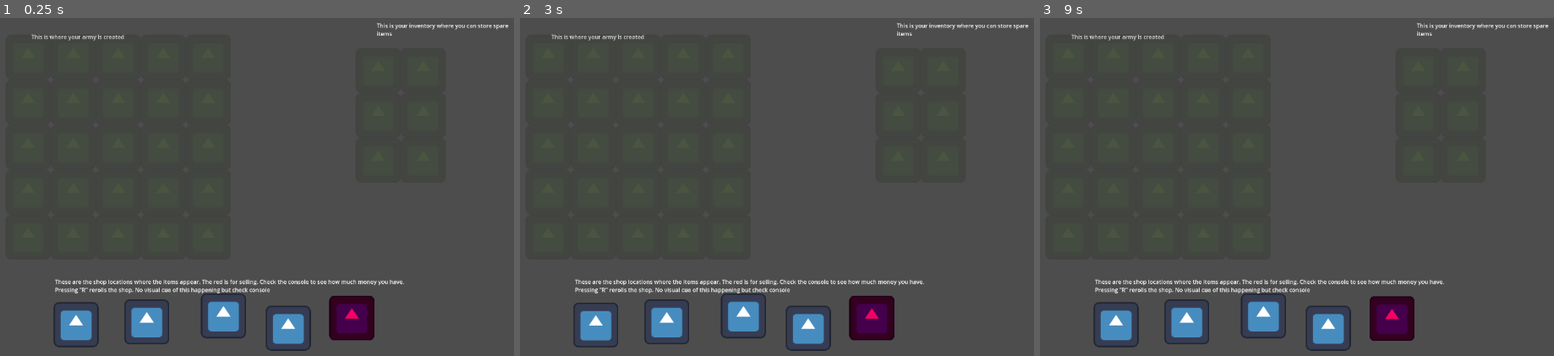
Above: before the commit, frames 1-3 (left to right).
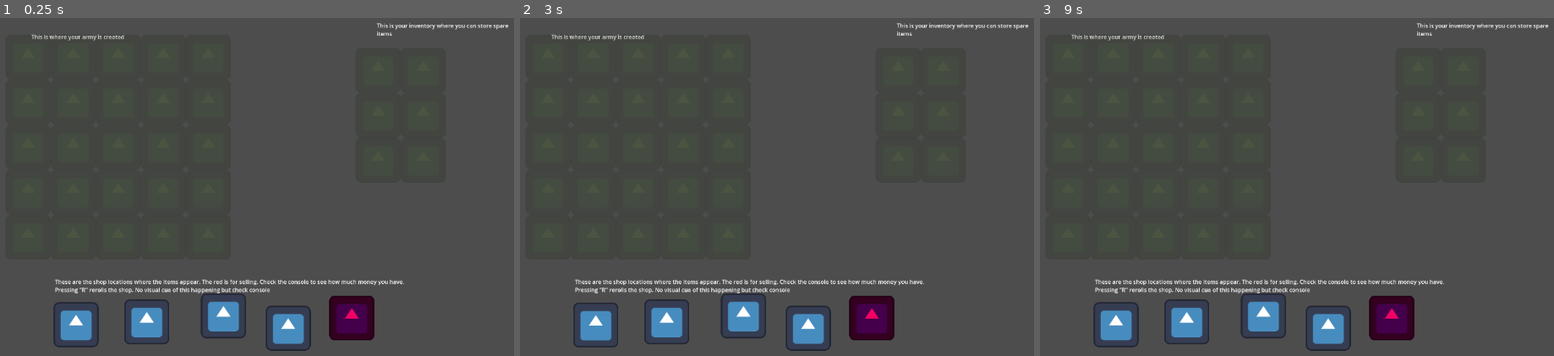
Above: after the commit, the same moments.

Repository: LorcanSmith/Armies
Game: Godot game, scene res://Scenes/Test Scenes/Shop.tscn
Same seed, same stepped clock (60 frames per second), same inputs: the game is played once before the commit and once after it. This scene is started directly instead of the project's main scene. The engine's default icon, where the game draws it, is replaced by a stand-in: a white triangle on a blue panel in a dark square.
Inputs (mouse positions are in pixels of both pictures, inside the frame that each line leads up to):
- Up to frame 1 (0.25 s): no input
- Up to frame 2 (3 s): tap Enter at 0.5, 2 s; move the mouse to (597, 325) at 0.52 s; hold R 0.53-1.28 s; click (597, 325) at 0.67 s; tap Space at 1.25, 2.75 s; move the mouse to (669, 322) at 1.27 s; tap R at 1.35, 2.85 s; click (669, 322) at 1.42 s; move the mouse to (597, 325) at 2.02 s; hold R 2.03-2.78 s; click (597, 325) at 2.17 s; click (597, 325) at 2.92 s
- Up to frame 3 (9 s): tap Enter at 3.5 s; hold R 3.53-4.28 s; click (1117, 325) at 3.67 s; tap Space at 4.25 s; tap R every 1.5 s from 4.35 to 8.85 s; click (1117, 325) at 4.42 s; hold R 5.03-5.78 s; click (1117, 325) at 5.17 s; move the mouse to (1261, 315) at 5.77 s; click (1261, 315) at 5.92 s; move the mouse to (1327, 328) at 6.52 s; hold R 6.53-7.28 s; click (1327, 328) at 6.67 s; move the mouse to (1117, 325) at 7.27 s; click (1117, 325) at 7.42 s; hold R 8.03-8.78 s; click (1117, 325) at 8.17 s; move the mouse to (1389, 318) at 8.77 s; click (1389, 318) at 8.92 s

The runs differ from the first frame. In frame 2, less than 0.1% of the frame differs, in the area x 72-73%, y 83-84%; in frame 3, 0.1%, in the area x 63-73%, y 82-96%.

Commit message:
Selling bug fixed
When you rerolled you were unable to sell. This is now fixed

Diff:
--- a/Prefabs/Shop Items/shop_manager.tscn
+++ b/Prefabs/Shop Items/shop_manager.tscn
@@ -25,22 +25,22 @@
 [node name="TestLocation4" type="Node2D" parent="ShopItemGenerator"]
 position = Vector2(739, 504)
 
-[node name="SellLocation" type="Node2D" parent="ShopItemGenerator"]
-modulate = Color(0.959821, 0, 0.391569, 1)
-position = Vector2(920, 475)
-
-[node name="Area2D" type="Area2D" parent="ShopItemGenerator/SellLocation" groups=["sell_location"]]
-
-[node name="CollisionShape2D" type="CollisionShape2D" parent="ShopItemGenerator/SellLocation/Area2D"]
-position = Vector2(-2, -1.5)
-shape = SubResource("RectangleShape2D_4adb8")
-
-[node name="Sprite2D" type="Sprite2D" parent="ShopItemGenerator/SellLocation"]
-texture = ExtResource("3_ew2it")
-
 [node name="RichTextLabel" type="RichTextLabel" parent="."]
 offset_left = 76.0
 offset_top = 360.0
 offset_right = 1084.0
 offset_bottom = 457.0
 text = "These are the shop locations where the items appear. The red is for selling. Check the console to see how much money you have. Pressing \"R\" rerolls the shop. No visual cue of this happening but check console"
+
+[node name="SellLocation" type="Node2D" parent="."]
+modulate = Color(0.959821, 0, 0.391569, 1)
+position = Vector2(920, 475)
+
+[node name="Area2D" type="Area2D" parent="SellLocation" groups=["sell_location"]]
+
+[node name="CollisionShape2D" type="CollisionShape2D" parent="SellLocation/Area2D"]
+position = Vector2(-2, -1.5)
+shape = SubResource("RectangleShape2D_4adb8")
+
+[node name="Sprite2D" type="Sprite2D" parent="SellLocation"]
+texture = ExtResource("3_ew2it")
